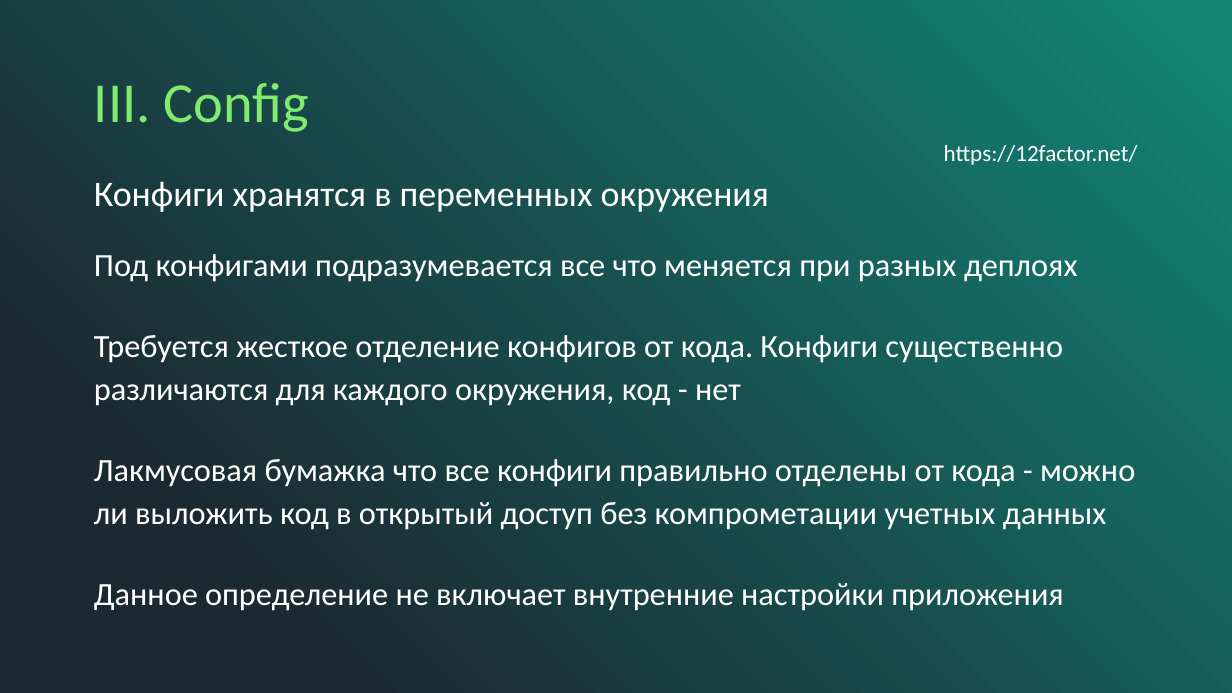
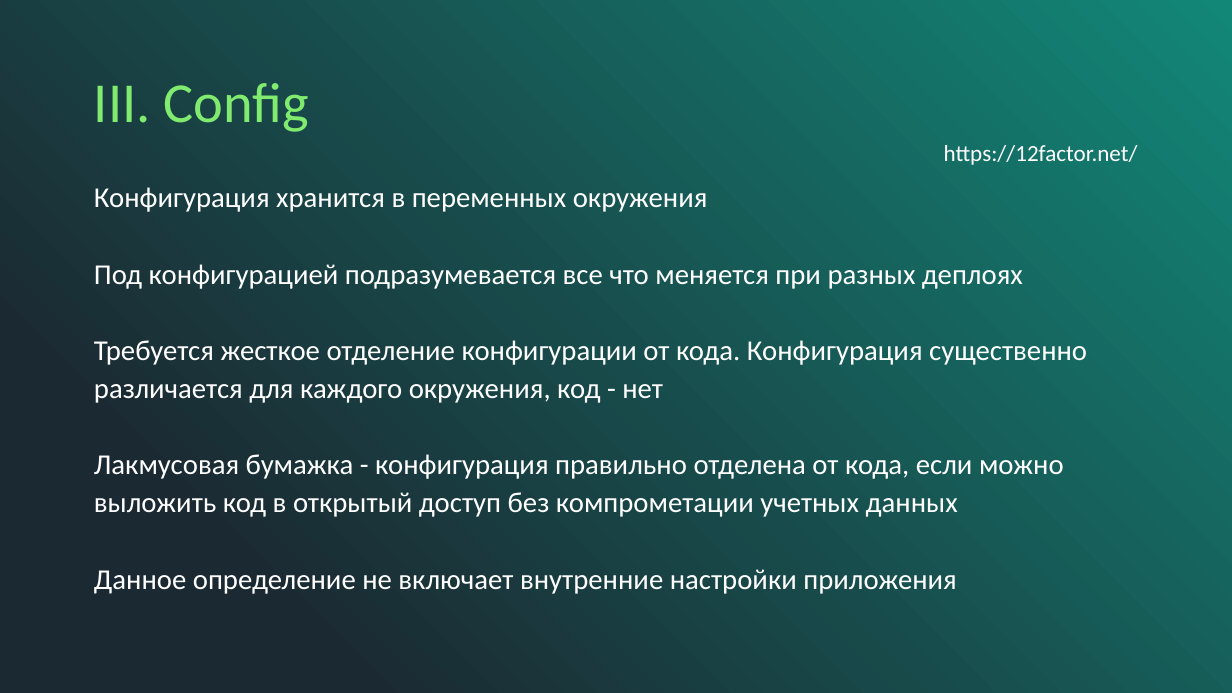
Before and after one commit to averkhoglyad/spring-boot-properties-prototype, a slide deck: slide 4 of spring configs (ru).pptx. Drawn at 1232x693 pixels with LibreOffice and Linux fonts; fonts in the diff are those of the drawing. Boxes give left, top, right and bottom in pixels: in the first picture for what was removed or moved away, otherwise in the second. Text is boxed around its words. In the diff, an @@ line names an element or a change of style, - is before the commit and + after.

```diff
--- a/spring configs (ru).pptx
+++ b/spring configs (ru).pptx
@@ text "Конфигурация хранится в переменных окружения": place and size @@
-text "Конфигурация хранится в переменных окружения" at box(94, 254, 1135, 611)
+text "Конфигурация хранится в переменных окружения" at box(94, 187, 1087, 594)
@@ text at box(94, 187, 1087, 517): text changed; size 25.2 to 22.4 pt @@
-Под конфигами подразумевается все что меняется при разных деплоях
-Требуется жесткое отделение конфигов от кода. Конфиги существенно различаются для каждого окружения, код - нет
-Лакмусовая бумажка что все конфиги правильно отделены от кода - можно ли выложить код в открытый доступ без компрометации учетных данных
+Конфигурация хранится в переменных окружения
+Под конфигурацией подразумевается все что меняется при разных деплоях
+Требуется жесткое отделение конфигурации от кода. Конфигурация существенно различается для каждого окружения, код - нет
+Лакмусовая бумажка - конфигурация правильно отделена от кода, если можно выложить код в открытый доступ без компрометации учетных данных
@@ text removed at box(94, 181, 769, 212) @@
-Конфиги хранятся в переменных окружения
@@ text at box(94, 569, 956, 594): size 25.2 to 22.4 pt in "Данное определение не включает внутренние настройки приложен ..." @@
```
Also in this commit, not shown: 1 other slide changed, 1 other file.
